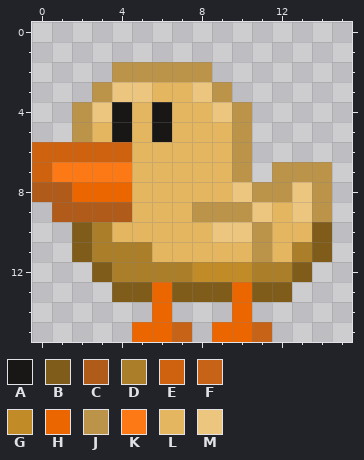
Edited in one commit: pixel-art file (Aseprite/duck_small.aseprite). Above, as it was before the edit.
16x16 pixels, 1 frame. Colours within 5 levels of each other are drawn and written as one.
Palette (. is transparent): A #181716  B #805c1a  C #b05b1a  D #ab7e2a  E #ce620f  F #c66317  G #c18b27  H #ec6600  J #bb9349  K #fc7916  L #e4b660  M #ecc67f
And afterwards:
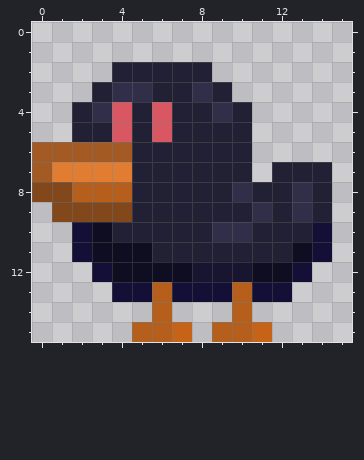
Difference:
{"change": "layer \"Decoy\" added"}
{"change": "layer \"Layer 1\" removed"}
{"colour":"A","old":"#181716","new":"#d95763"}
{"colour":"B","old":"#805c1a","new":"#130f36"}
{"colour":"C","old":"#b05b1a","new":"#82481c"}
{"colour":"D","old":"#ab7e2a","new":"#0f0d21"}
{"colour":"E","old":"#ce620f","new":"#a35a23"}
{"colour":"G","old":"#c18b27","new":"#181531"}
{"colour":"H","old":"#ec6600","new":"#b65f1d"}
{"colour":"K","old":"#fc7916","new":"#e17c30"}
{"colour":"L","old":"#e4b660","new":"#222034"}
{"colour":"M","old":"#ecc67f","new":"#312e49"}
{"where": "layer \"Decoy\""}
{"y":2,"x":4,"old":"JJJJJ","new":"LLLLL"}
{"y":3,"x":3,"old":"J","new":"L"}
{"y":3,"x":9,"old":"J","new":"L"}
{"y":4,"x":2,"old":"J","new":"L"}
{"y":4,"x":10,"old":"J","new":"L"}
{"y":5,"x":2,"old":"J","new":"L"}
{"y":5,"x":10,"old":"J","new":"L"}
{"y":6,"x":10,"old":"J","new":"L"}
{"y":7,"x":10,"old":"J","new":"L"}
{"y":7,"x":12,"old":"JJJ","new":"LLL"}
{"y":8,"x":11,"old":"JJ","new":"LL"}
{"y":8,"x":14,"old":"J","new":"L"}
{"y":9,"x":8,"old":"JJJ","new":"LLL"}
{"y":9,"x":14,"old":"J","new":"L"}
{"y":10,"x":11,"old":"J","new":"L"}
{"y":11,"x":11,"old":"J","new":"L"}
{"label":"changed","picture_box":[32,62,332,342]}
